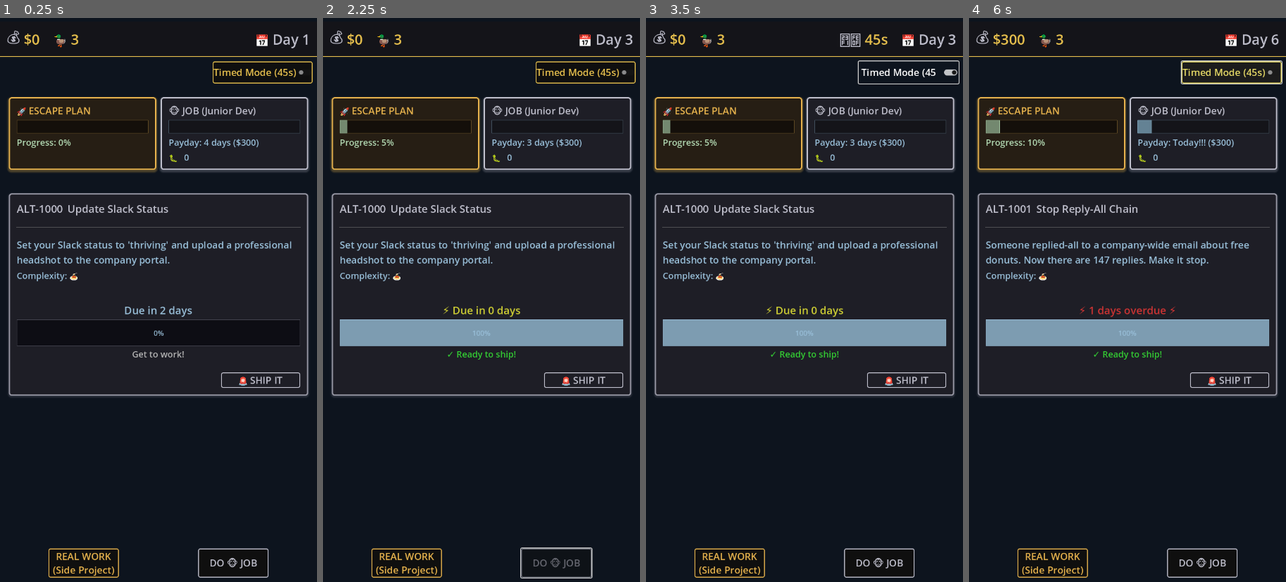
Above: before the commit, frames 1-4 (left to right).
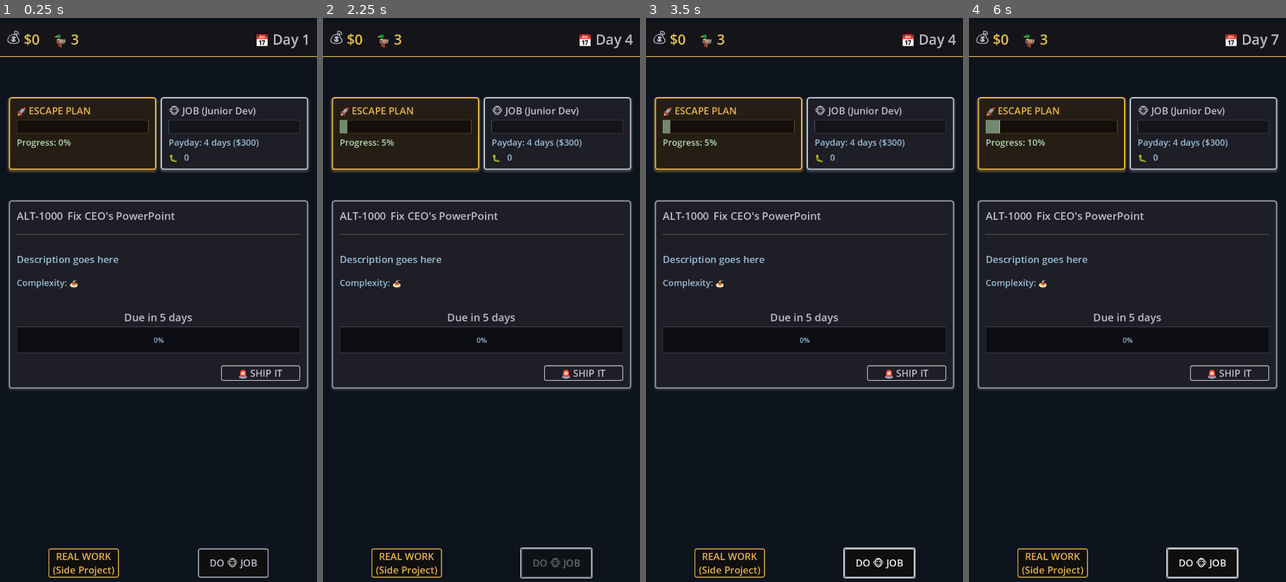
Above: after the commit, the same moments.

Repository: lmchoi/alt-f-this
Game: Godot game, scene res://scenes/game_ui.tscn
The game is run twice, just before and just after one commit, with the same random seed, the same clock (stepped at 60 frames per second) and the same inputs.
Inputs (mouse positions are in pixels of both pictures, inside the frame that each line leads up to):
- Up to frame 1 (0.25 s): no input
- Up to frame 2 (2.25 s): click "🚨 SHIP IT" at 0.5 s; click "REAL WORK (Side Project)" at 1.25 s; click "DO 🐵 JOB" at 2 s
- Up to frame 3 (3.5 s): click (909, 74) at 2.75 s, where only the run before the commit has a clickable "Timed Mode (45s)"
- Up to frame 4 (6 s): click "🚨 SHIP IT" at 3.5 s; click "REAL WORK (Side Project)" at 4.25 s; click "DO 🐵 JOB" at 5 s; click (1232, 74) at 5.75 s, where only the run before the commit has a clickable "Timed Mode (45s)"

The runs differ from the first frame. In frame 1, 4.7% of the frame differs, in the area x 2-99%, y 7-68%; in frame 2, 8.6%; in frame 3, 9.0%; in frame 4, 9.5%, in the area x 2-99%, y 2-100%.
Error after the commit: Invalid access to property or key 'optics_warning_shown' on a base object of type 'Node (game_manager.gd)'. (res://scenes/game_ui.gd:24)

Commit message:
Consolidate category warning signals into single signal
Replace 3 separate signals with one unified category_warning_shown signal.
Simplifies architecture and removes unnecessary match statement.

🤖 Generated with [Claude Code](https://claude.com/claude-code)

Co-Authored-By: Claude <noreply@anthropic.com>

Diff:
--- a/autoloads/game_manager.gd
+++ b/autoloads/game_manager.gd
@@ -56,9 +56,7 @@
 signal pip_warnings_changed(count)
 signal clean_code_tokens_changed(count)
 signal promotion_earned(new_level: int, new_title: String, new_salary: int)
-signal optics_warning_shown(message: String)
-signal critical_warning_shown(message: String)
-signal tech_debt_warning_shown(message: String)
+signal category_warning_shown(message: String)
 
 var game_mode := GameMode.CLASSIC  # Current game mode (classic turn-based or timed)
 
@@ -73,14 +71,7 @@
 					TaskManager.mark_category_encountered(category)
 					if category_warnings.has(category):
 						var message = category_warnings[category]["message"]
-						# Emit appropriate signal based on category
-						match category:
-							"optics":
-								optics_warning_shown.emit(message)
-							"critical":
-								critical_warning_shown.emit(message)
-							"tech_debt":
-								tech_debt_warning_shown.emit(message)
+						category_warning_shown.emit(message)
 
 var days_at_100_percent := 0  # Track how long task has been sitting at 100%
 
